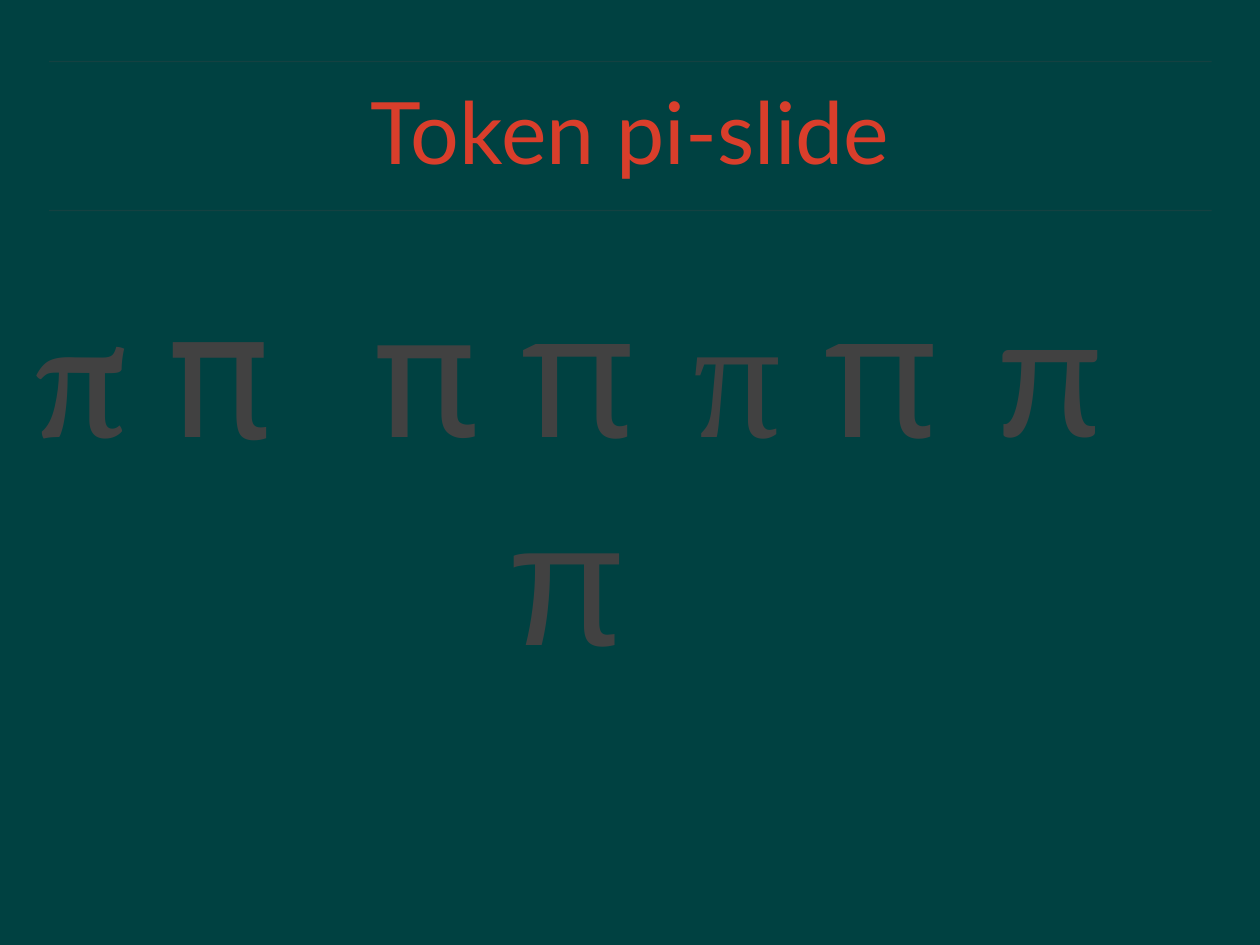
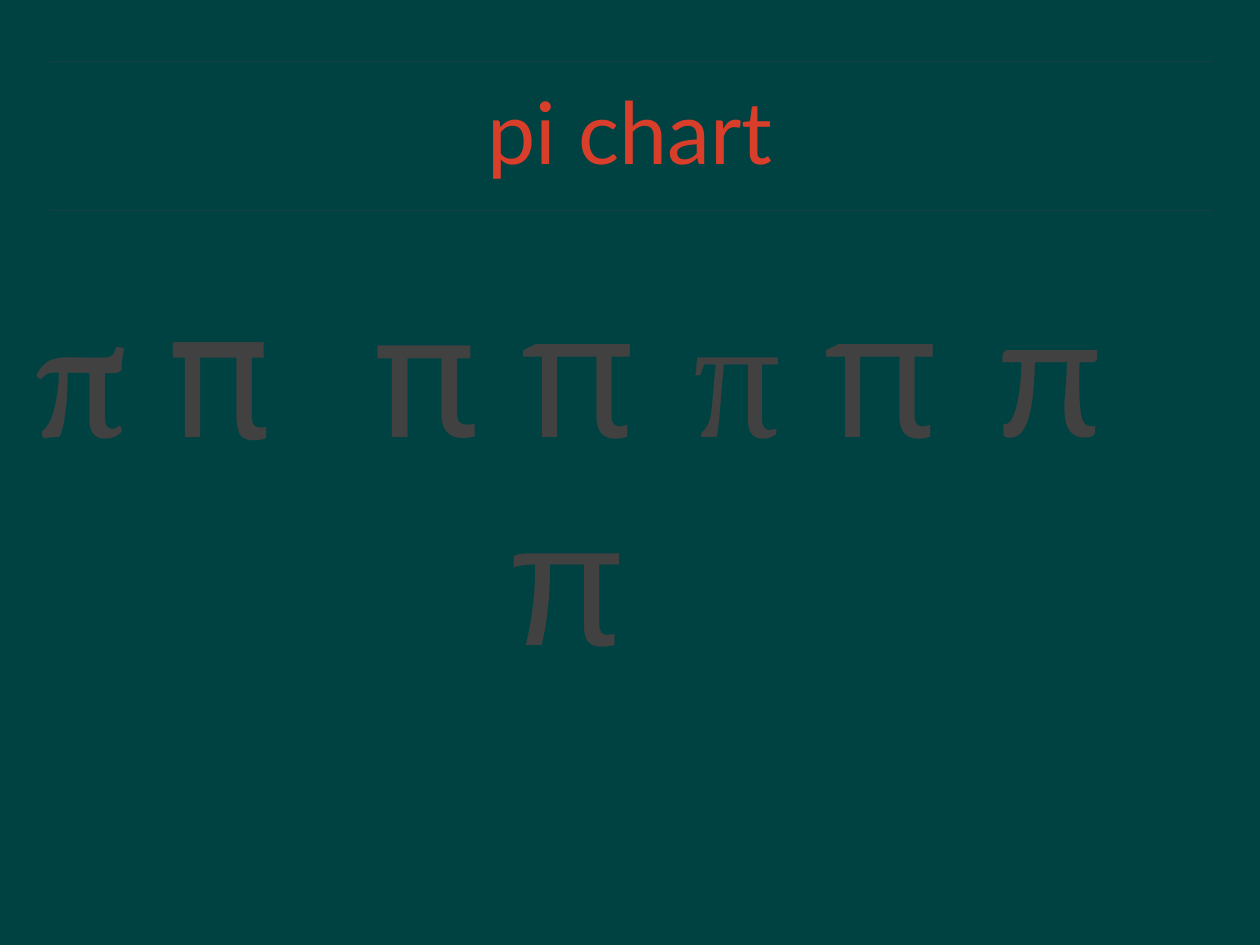
Before and after one commit to MShelUR/beachhead, a slide deck: slide 2 of pyrva.march.2018.pptx. Drawn at 1260x945 pixels with LibreOffice and Linux fonts; fonts in the diff are those of the drawing; background and template pictures are left out. Boxes give left, top, right and bottom in pixels: in the first picture for what was removed or moved away, otherwise in the second. Text is boxed around its words. In the diff, an @@ line names an element or a change of style, - is before the commit and + after.

```diff
--- a/pyrva.march.2018.pptx
+++ b/pyrva.march.2018.pptx
@@ title at [487, 100, 772, 179]: text changed @@
-Token pi-slide
+pi chart
```
